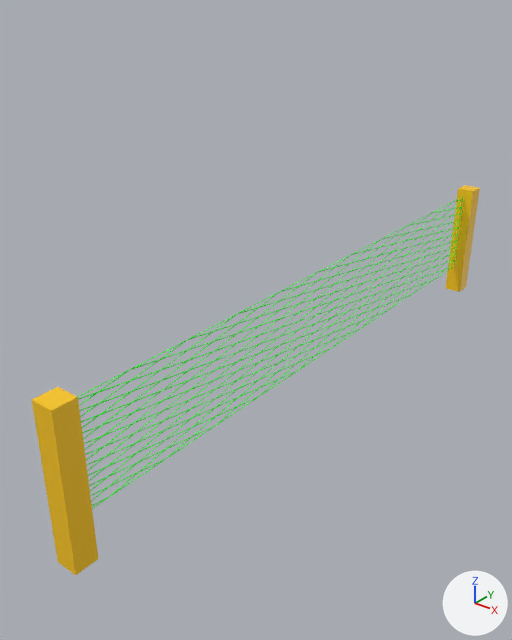
The Blender file res/models/tenis_net/tenis_net.blend, before and after one commit.
Before and after are seen from a 50 mm lens placed at (33.5, -52.9, 36.2), pointed at (-7.0, -2.3, 4.9). Every picture has the same lights, and +X, +Y and +Z are marked at lower right.

Script lines for the objects in view, before the commit:
```python
me_cube = bpy.data.meshes.new('Cube')
me_cube.from_pydata(...)  # 12 vertices, 10 faces; spans x -1.0..1.0, y -1.0..1.0, z -1.0..12.45
me_cube.materials.append(mat_material)  # picture img_post
me_cube_001 = bpy.data.meshes.new('Cube.001')
me_cube_001.from_pydata(...)  # 12 vertices, 10 faces; spans x -1.0..1.0, y -1.0..1.0, z -1.0..12.45
me_cube_001.materials.append(mat_material)  # picture img_post
me_plane = bpy.data.meshes.new('Plane')
me_plane.from_pydata(...)  # 244 vertices, 242 faces; spans x -10.6..-1.4, y -1.5..59.3, z 0.0
me_plane.materials.append(mat_material_002)  # picture img_net
ob_cube = bpy.data.objects.new('Cube', me_cube)
ob_cube.location = (0.0, -31.2, 0.0)
ob_cube_001 = bpy.data.objects.new('Cube.001', me_cube_001)
ob_cube_001.location = (0.0, 31.3, 0.0)
ob_plane = bpy.data.objects.new('Plane', me_plane)
ob_plane.location = (-0.2, -29.2, 1.0)
ob_plane.rotation_euler = (0.0, 1.571, 0.0)  # degrees (0, 90, 0)
_m = ob_plane.modifiers.new('Wireframe', 'WIREFRAME')
_m.thickness = 0.092
```
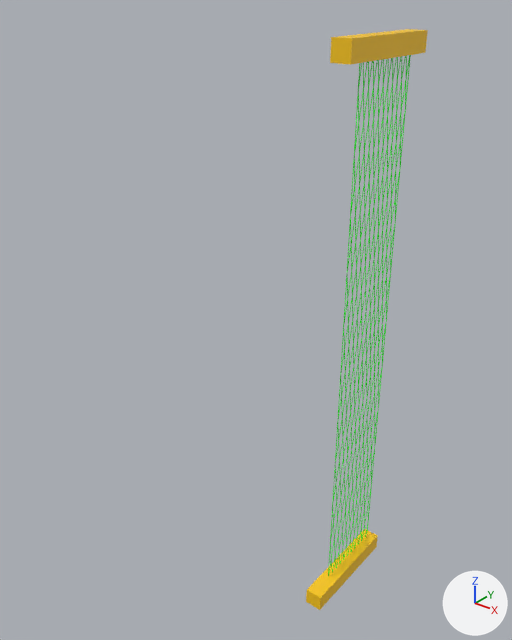
Pixel boxes (x1, y1, x2, y2) of what changed, in the pictures (512 x 640 px):
'Plane', reshaped, moved, turned, modifiers changed
    before: (77, 197, 463, 509)
    after: (328, 55, 411, 576)
'Cube', moved, turned
    before: (32, 387, 98, 575)
    after: (330, 29, 428, 65)
'Cube.001', moved, turned
    before: (445, 185, 480, 292)
    after: (306, 529, 378, 610)
part 1 of me_plane, added (green)
    after: (328, 55, 411, 576)

The change, as a diff of the scene's bpy script:
```diff
--- a/res/models/tenis_net/tenis_net.blend.py
+++ b/res/models/tenis_net/tenis_net.blend.py
@@ me_plane @@
 # used by ob_plane; location = (-0.2, -29.2, 1.0); rotation_euler = (0.0, 1.571, 0.0), in degrees (0, 90, 0)
-me_plane.from_pydata(...)  # 244 vertices, 242 faces; spans x -10.6..-1.4, y -1.5..59.3, z 0.0
+me_plane.from_pydata(...)  # 1414 vertices, 1852 faces; spans x -10.6..-1.4, y -1.5..59.3, z 0.0
+# me_plane part 1: 1170 vertices added at x -10.6..-1.4, y -1.5..59.3, z 0.0
 me_plane.materials.append(mat_material_002)
@@ ob_cube @@
 ob_cube = bpy.data.objects.new('Cube', me_cube)
-ob_cube.location = (0.0, -31.2, 0.0)
+ob_cube.location = (0.0, 1.1, 30.6)
+ob_cube.rotation_euler = (-1.574, 0.0, 0.0)  # degrees (-90, 0, 0)
@@ ob_cube_001 @@
 ob_cube_001 = bpy.data.objects.new('Cube.001', me_cube_001)
-ob_cube_001.location = (0.0, 31.3, 0.0)
+ob_cube_001.location = (0.0, 0.9, -31.2)
+ob_cube_001.rotation_euler = (-1.574, 0.0, 0.0)  # degrees (-90, 0, 0)
@@ ob_plane @@
 ob_plane = bpy.data.objects.new('Plane', me_plane)
-ob_plane.location = (-0.2, -29.2, 1.0)
-ob_plane.rotation_euler = (0.0, 1.571, 0.0)  # degrees (0, 90, 0)
-_m = ob_plane.modifiers.new('Wireframe', 'WIREFRAME')
-_m.thickness = 0.092
+ob_plane.location = (-0.2, 2.1, 28.7)
+ob_plane.rotation_euler = (-1.571, -0.00301, -1.571)  # degrees (-90, -0.2, -90)
```
